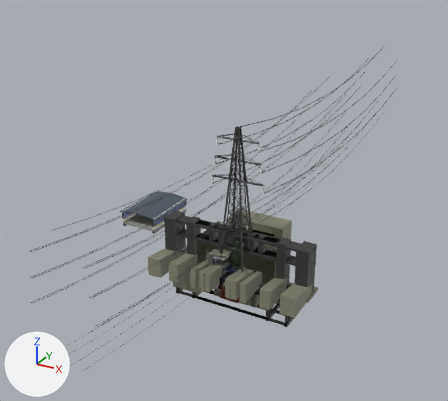
One commit to the Blender file blender/paths.blend: the scene before it, then after it.
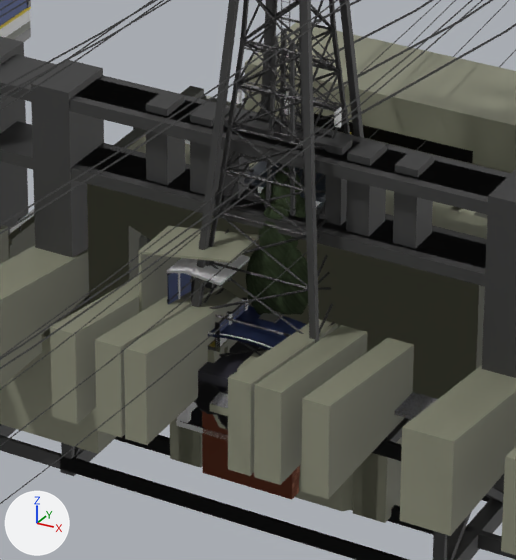
There are two pictures of each version: one whole from a 50 mm lens placed at (62.8, -120.8, 79.5), pointed at (-15.8, 22.1, 8.0), one close up on the part from 40% to 63% of the width and 51% to 79% of the height. The axes (+X, +Y, +Z) are drawn at lower left. The lights are the same throughout. The first two pictures are the older version.

Names of what the first close-up shows: 'Portal', 'anchorage', 'anchorage.001', 'anchorage.002', 'anchorage.004', 'far', 'p471_Portal', 'p472_Portal', 'pillar_cap_close', 'tower', 'tower.002', 'tower.003', 'truss.001' and 42 more.
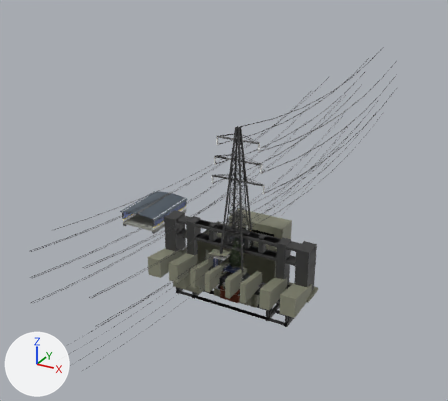
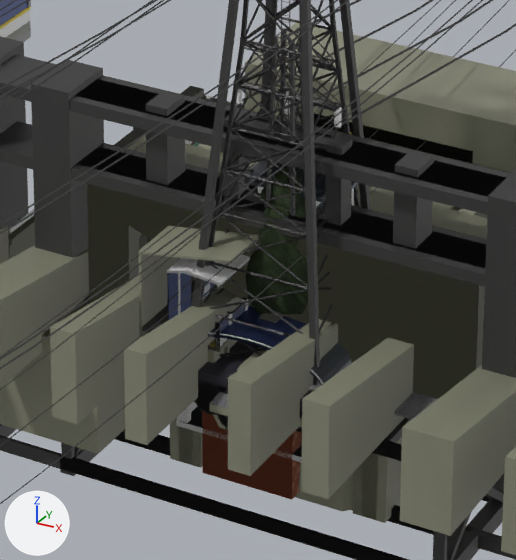
Location of each change, [x1, y1, x2, y2] in pixels of the close-ups (516 x 560 px):
'anchorage', deleted
    before: [95, 285, 367, 485]
'tower', deleted
    before: [190, 101, 387, 289]
'p462_pillar', unchanged, uncovered by the edit
    before: [187, 430, 377, 515]
    after: [178, 426, 378, 520]
'p471_Pillar', unchanged, covered by the edit
    before: [178, 426, 378, 520]
    after: [187, 430, 377, 515]

Diff of the bpy script that builds the scene:
```diff
--- a/blender/paths.blend.py
+++ b/blender/paths.blend.py
@@ ob_tower @@
-ob_tower = bpy.data.objects.new('tower', me_p251_tower)
-ob_tower.location = (0.0, 0.0, 0.0)
@@ ob_anchorage @@
-ob_anchorage = bpy.data.objects.new('anchorage', me_p251_anchorage)
-ob_anchorage.location = (0.0, 0.0, 0.0)
```
